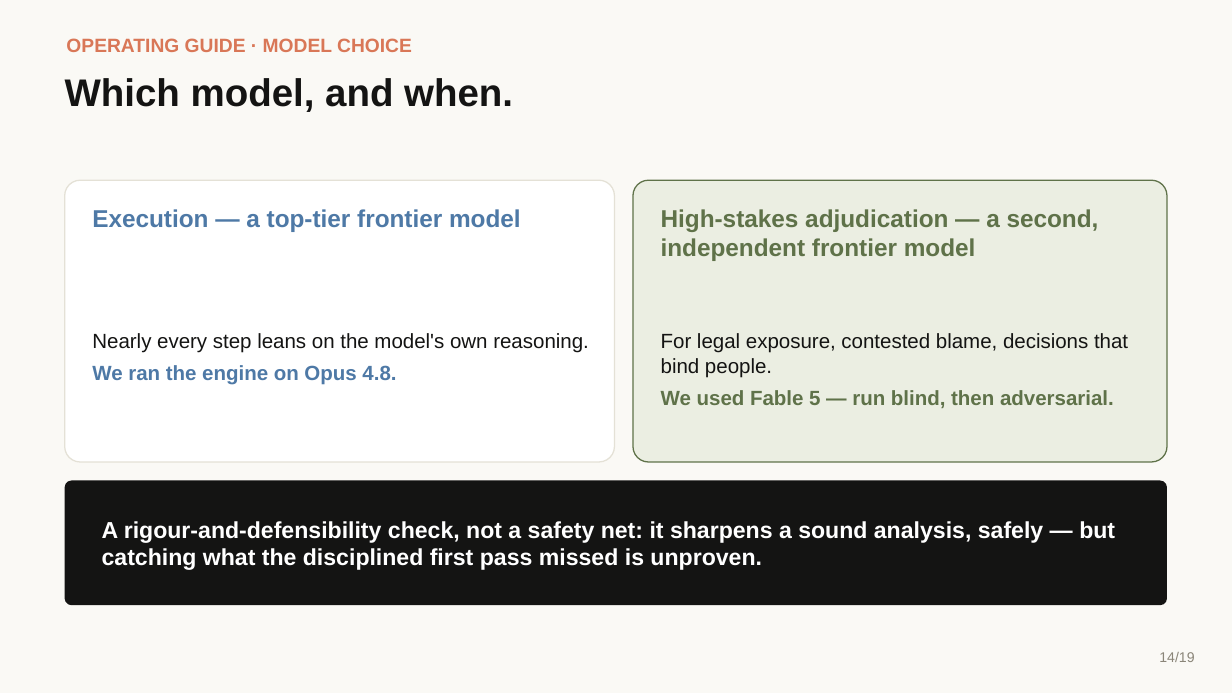
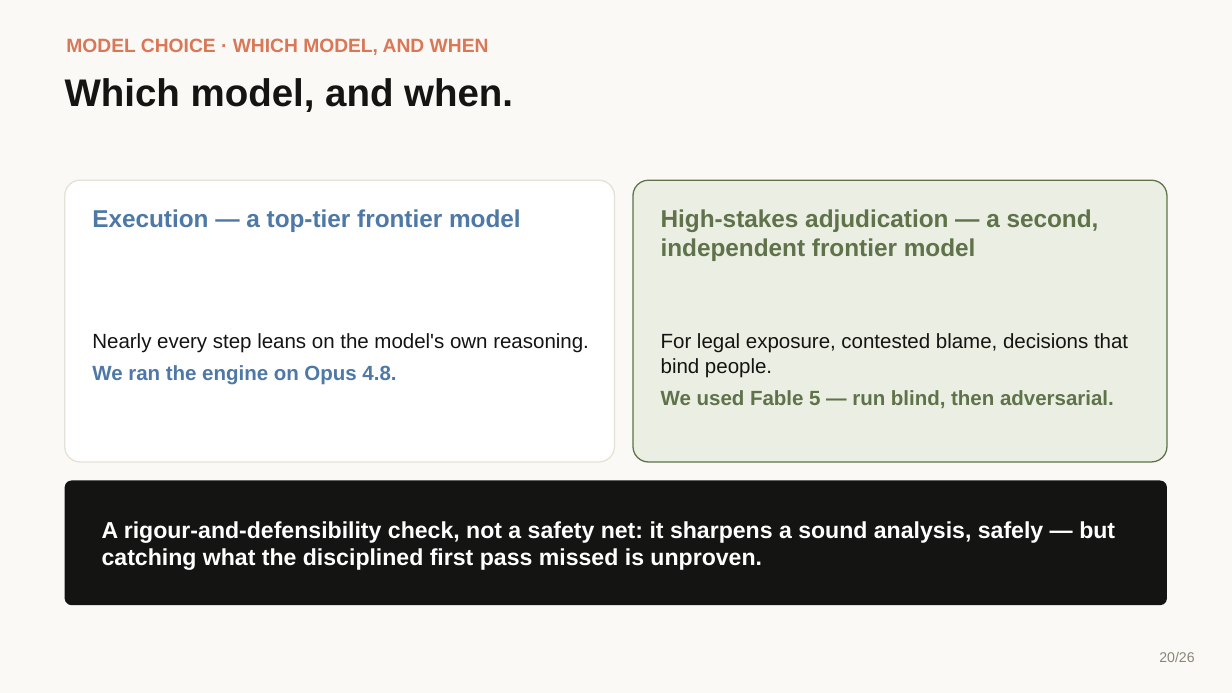
Before and after one commit to ComplexAR/Insight-Engine, a slide deck: slide 20 of Presentation/Insight-Engine-Explainer.pptx (slide 14 before the commit). Drawn at 1232x693 pixels with LibreOffice and Linux fonts; fonts in the diff are those of the drawing. Boxes give left, top, right and bottom in pixels: in the first picture for what was removed or moved away, otherwise in the second. Text is boxed around its words. In the diff, an @@ line names an element or a change of style, - is before the commit and + after.

Commit message:
Update explainer deck, script, and generator
Update the chaptered explainer to the 26-slide build: a uniform 12-box
"How it works" map with the invoking command on every step, the 1-12
numbering, dedicated Render (Step 11) and Track (Step 12) slides, and
the model-choice regrouping (adjudication mechanics followed by the two
model-choice slides).

```diff
--- a/Presentation/Insight-Engine-Explainer.pptx
+++ b/Presentation/Insight-Engine-Explainer.pptx
@@ text at box(66, 38, 489, 55): text changed @@
-OPERATING GUIDE · MODEL CHOICE
+MODEL CHOICE · WHICH MODEL, AND WHEN
@@ text at box(1159, 652, 1194, 662): text changed @@
-14/19
+20/26
```
Also in this commit, not shown: 17 other slides changed, 8 slides added, 1 slide removed, 2 other files.
